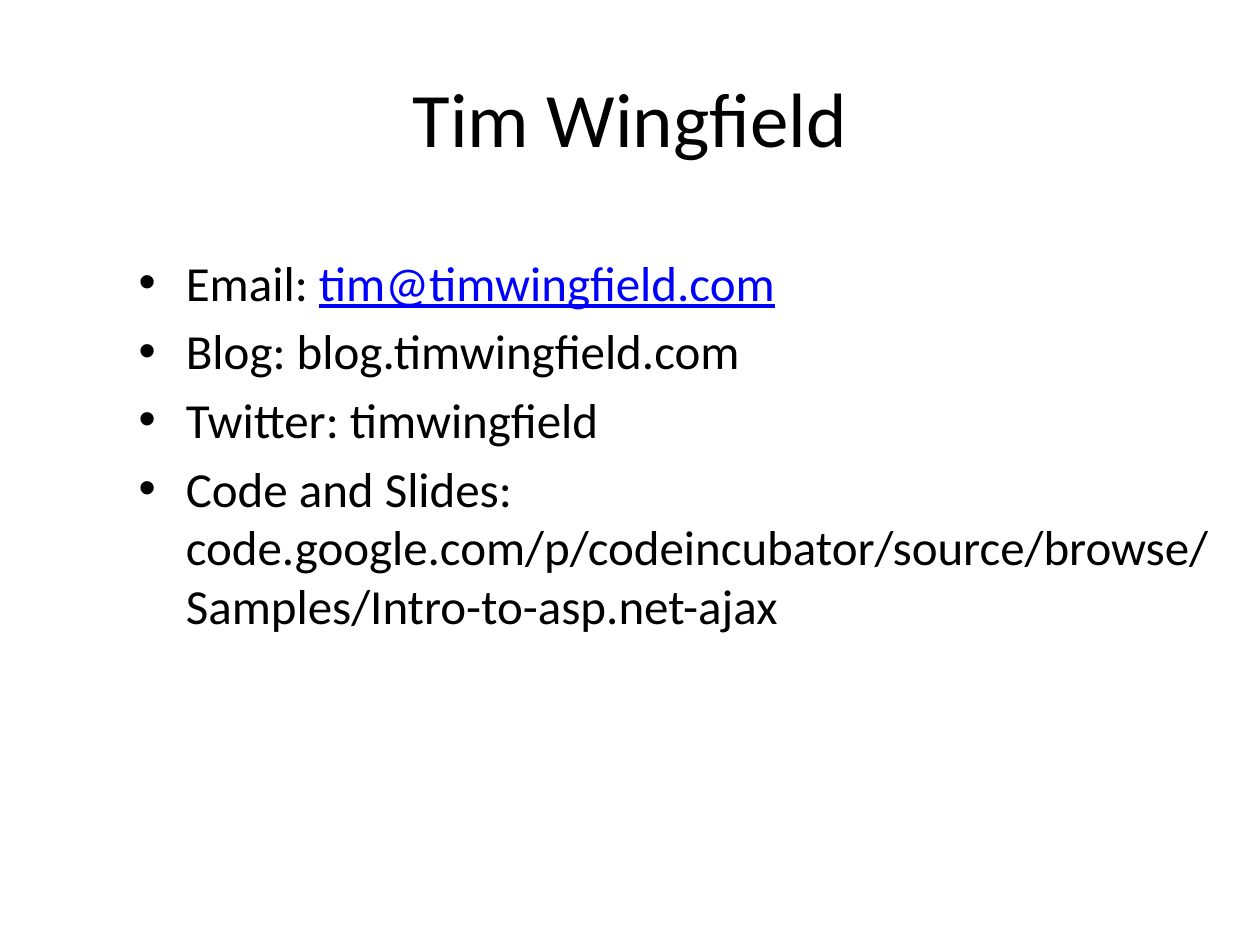
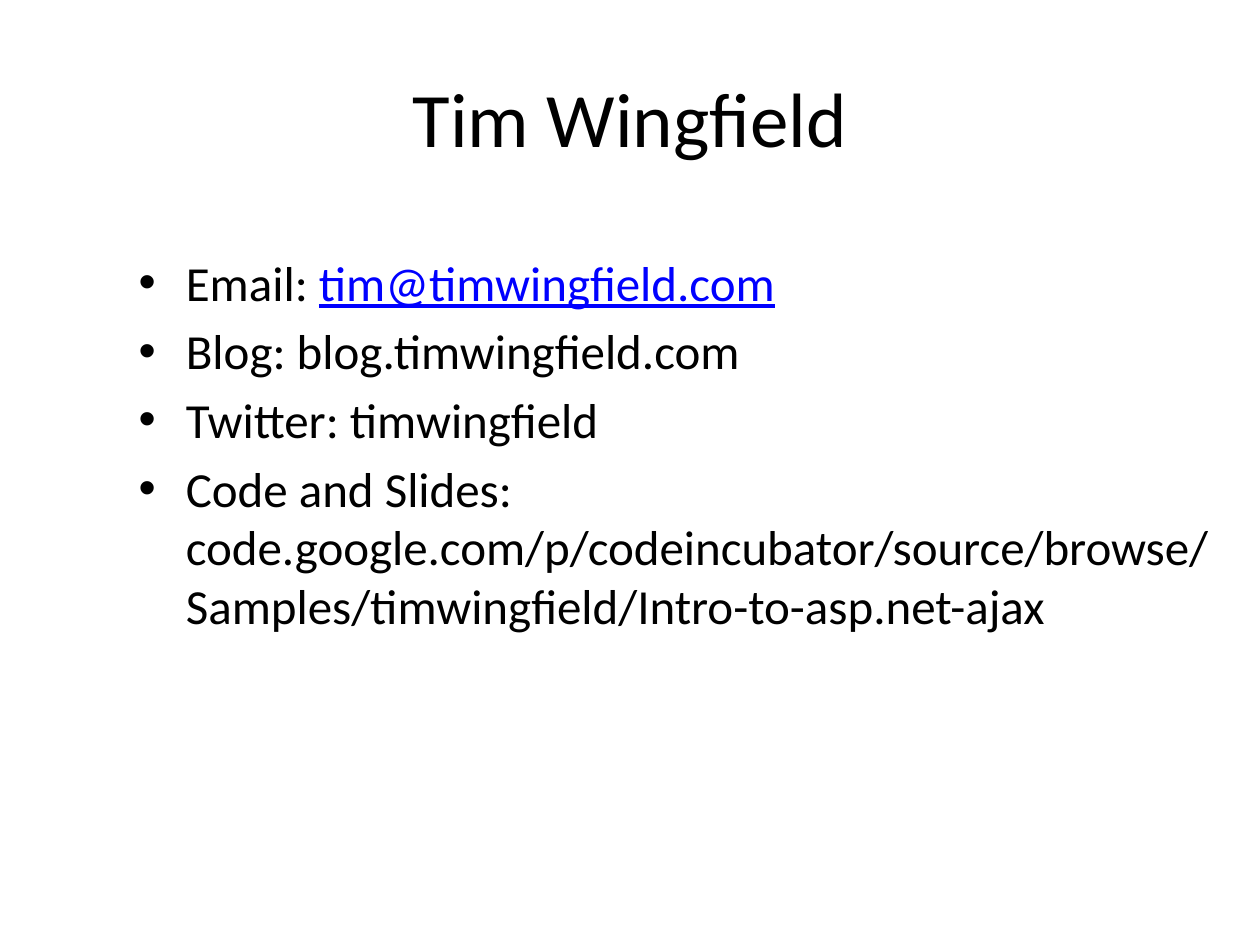
Before and after one commit to stevenharman/codeincubator, a slide deck: slide 19 of Samples/timwingfield/Intro-to-asp.net-ajax/.Net U AJAX - Slide Deck.pptx. Drawn at 1260x945 pixels with LibreOffice and Linux fonts; fonts in the diff are those of the drawing. Boxes give left, top, right and bottom in pixels: in the first picture for what was removed or moved away, otherwise in the second. Text is boxed around its words. In the diff, an @@ line names an element or a change of style, - is before the commit and + after.

```diff
--- a/Samples/timwingfield/Intro-to-asp.net-ajax/.Net U AJAX - Slide Deck.pptx
+++ b/Samples/timwingfield/Intro-to-asp.net-ajax/.Net U AJAX - Slide Deck.pptx
@@ text at (x1=186, y1=473, x2=1208, y2=633): text changed @@
-• Code and Slides: code.google.com/p/codeincubator/source/browse/Samples/Intro-to-asp.net-ajax
+• Code and Slides: code.google.com/p/codeincubator/source/browse/Samples/timwingfield/Intro-to-asp.net-ajax
```
Also in this commit, not shown: 1 other slide changed.
